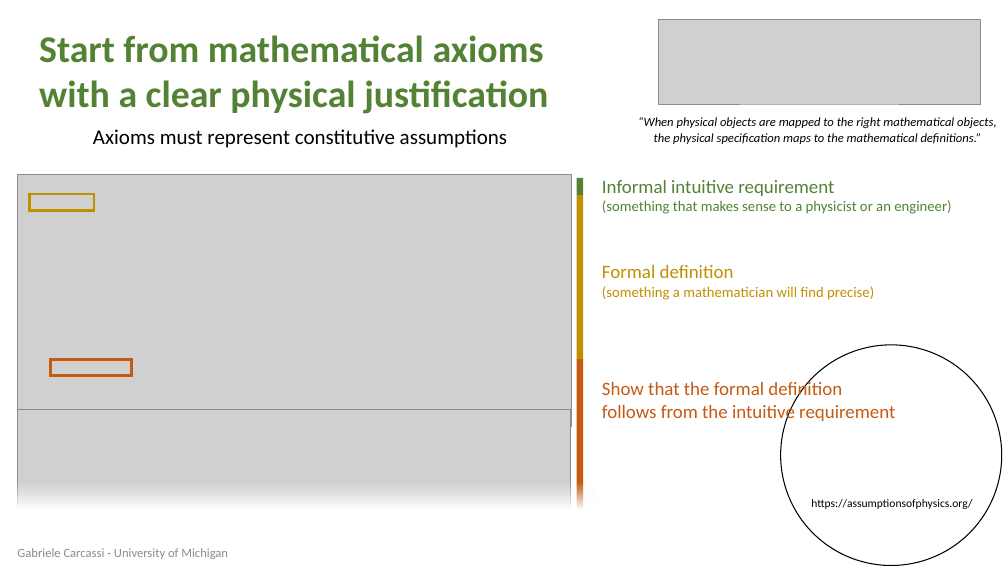
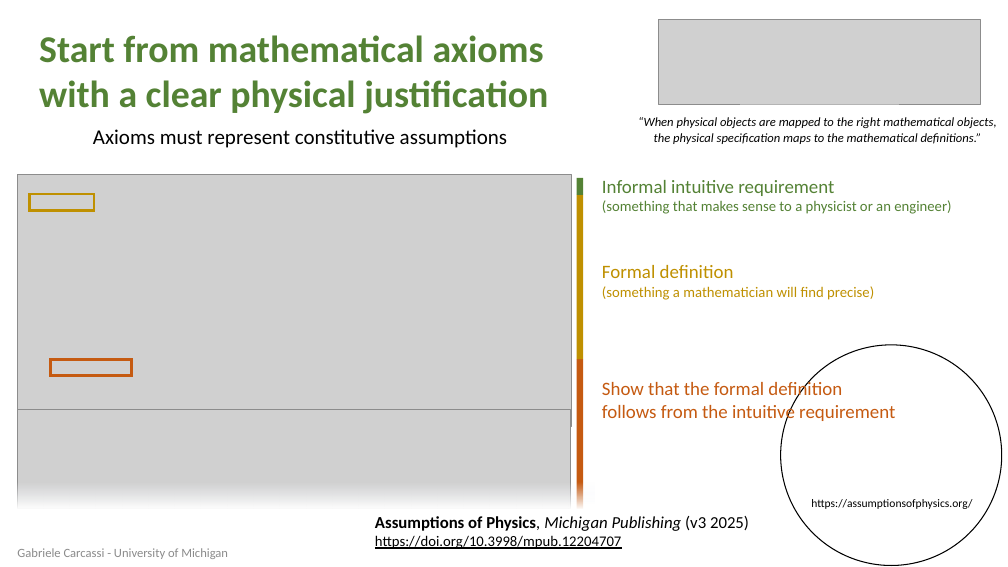
Before and after one commit to assumptionsofphysics/assumptionsofphysics.github.io, a slide deck: slide 25 of presentations/20260927-Harvard.pptx. Drawn at 1008x567 pixels with LibreOffice and Linux fonts; fonts in the diff are those of the drawing; grey boxes stand for pictures; background and template pictures are left out. Boxes give left, top, right and bottom in pixels: in the first picture for what was removed or moved away, otherwise in the second. Text is boxed around its words. In the diff, an @@ line names an element or a change of style, - is before the commit and + after.

```diff
--- a/presentations/20260927-Harvard.pptx
+++ b/presentations/20260927-Harvard.pptx
@@ text added at bbox=[375, 516, 749, 549], 16 pt, text #000000 @@
+Assumptions of Physics, Michigan Publishing (v3 2025)
+https://doi.org/10.3998/mpub.12204707
```
Also in this commit, not shown: 2 other slides changed.
